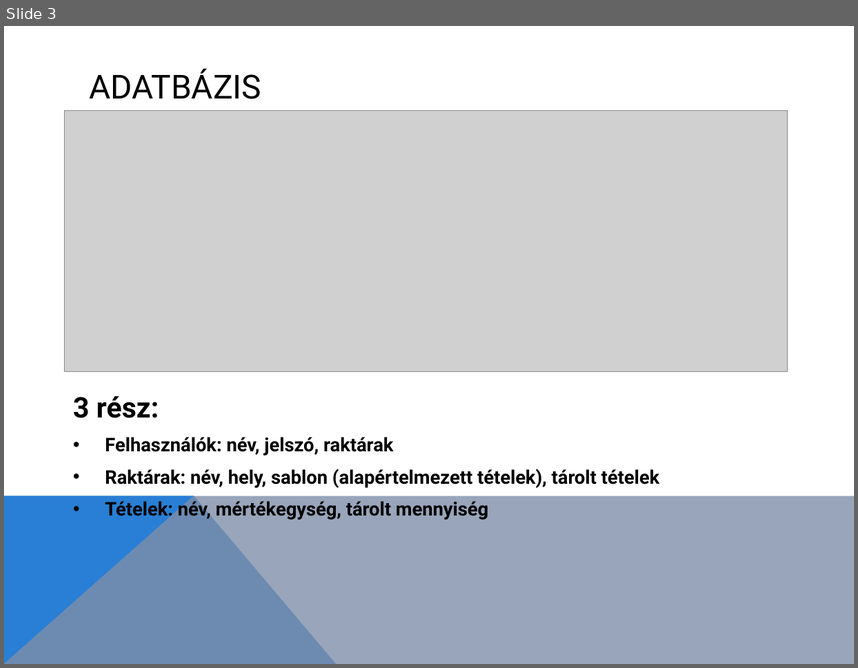
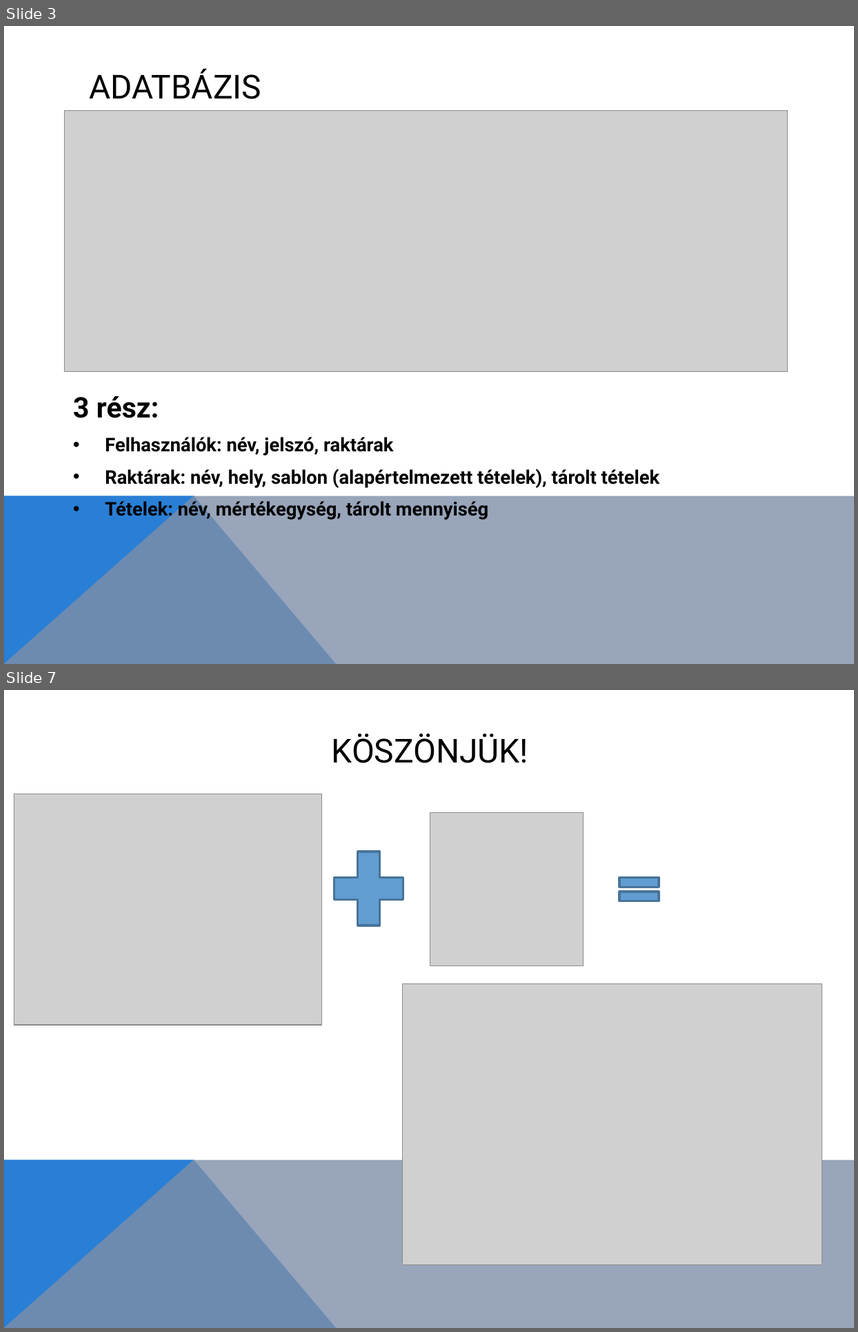
Before and after one commit to 1forintos/storage-manager, a slide deck: doc/prezi.pptx. Shown one above the other, each under a label of ours: slide 3 before the commit, slides 3 and 7 after it; the slides between them are not shown. The pictures are 858x668 and 858x1332 pixels, drawn with LibreOffice and Linux fonts; fonts in the diff are those of the drawing; grey boxes stand for pictures. Boxes give left, top, right and bottom in pixels: in the first picture for what was removed or moved away, otherwise in the second. Text is boxed around its words. In the diff, an @@ line names an element or a change of style, - is before the commit and + after.

```diff
--- a/doc/prezi.pptx
+++ b/doc/prezi.pptx
@@ slide 7 added at [4,690,854,1328], background #FFFFFF; not listed: 2 template elements that a slide beside it also shows @@
@@ title added at [332,733,528,763], 28 pt, text #000000 @@
+KÖSZÖNJÜK!
@@ picture added at [14,793,322,1025] @@
@@ picture added at [430,812,583,965] @@
@@ plus sign added at [322,839,415,939], fill #629DD1, outline #49749B 2 pt @@
@@ math equal added at [613,869,666,909], fill #629DD1, outline #49749B 2 pt @@
@@ picture added at [403,983,822,1265] @@
```
Also in this commit, not shown: 1 slide changed, 3 other slides added, 1 slide removed.
